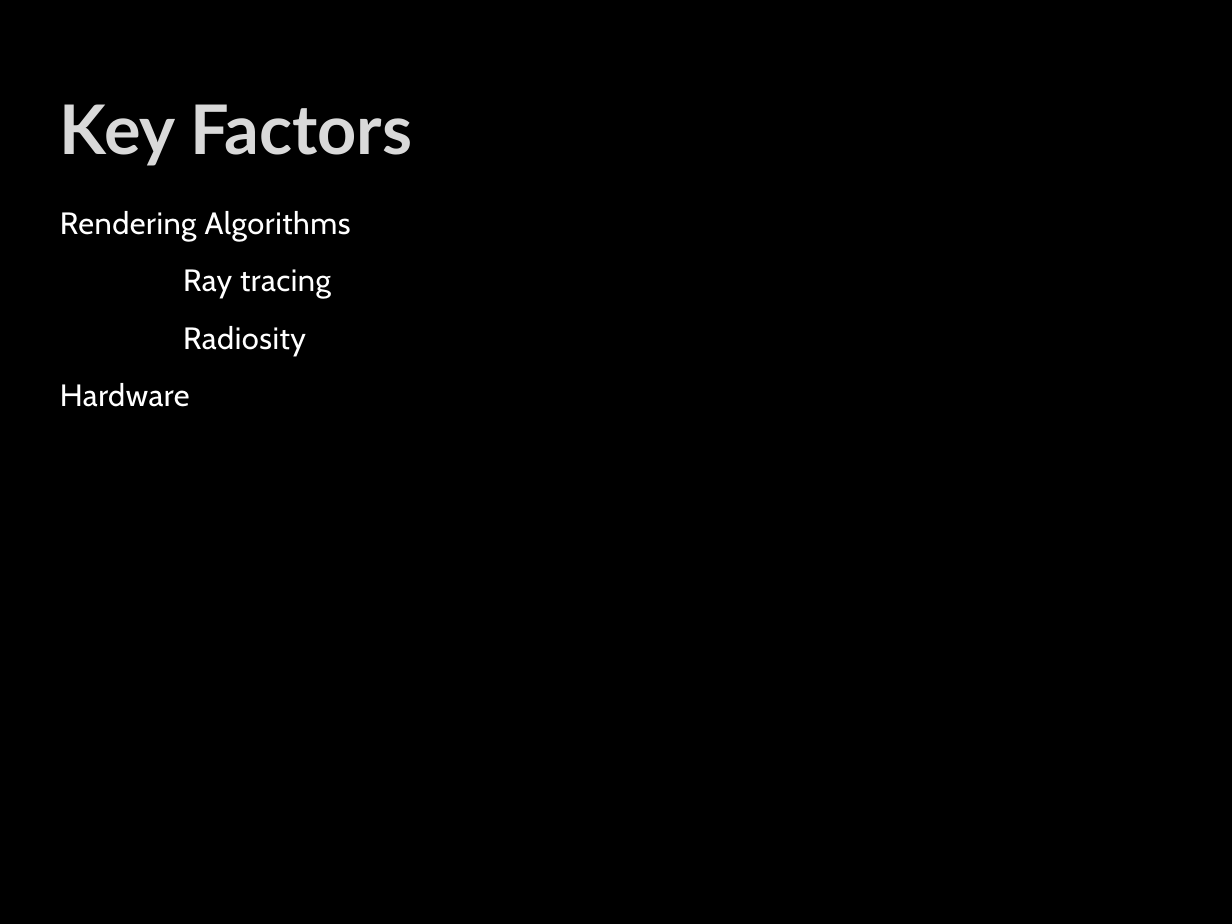
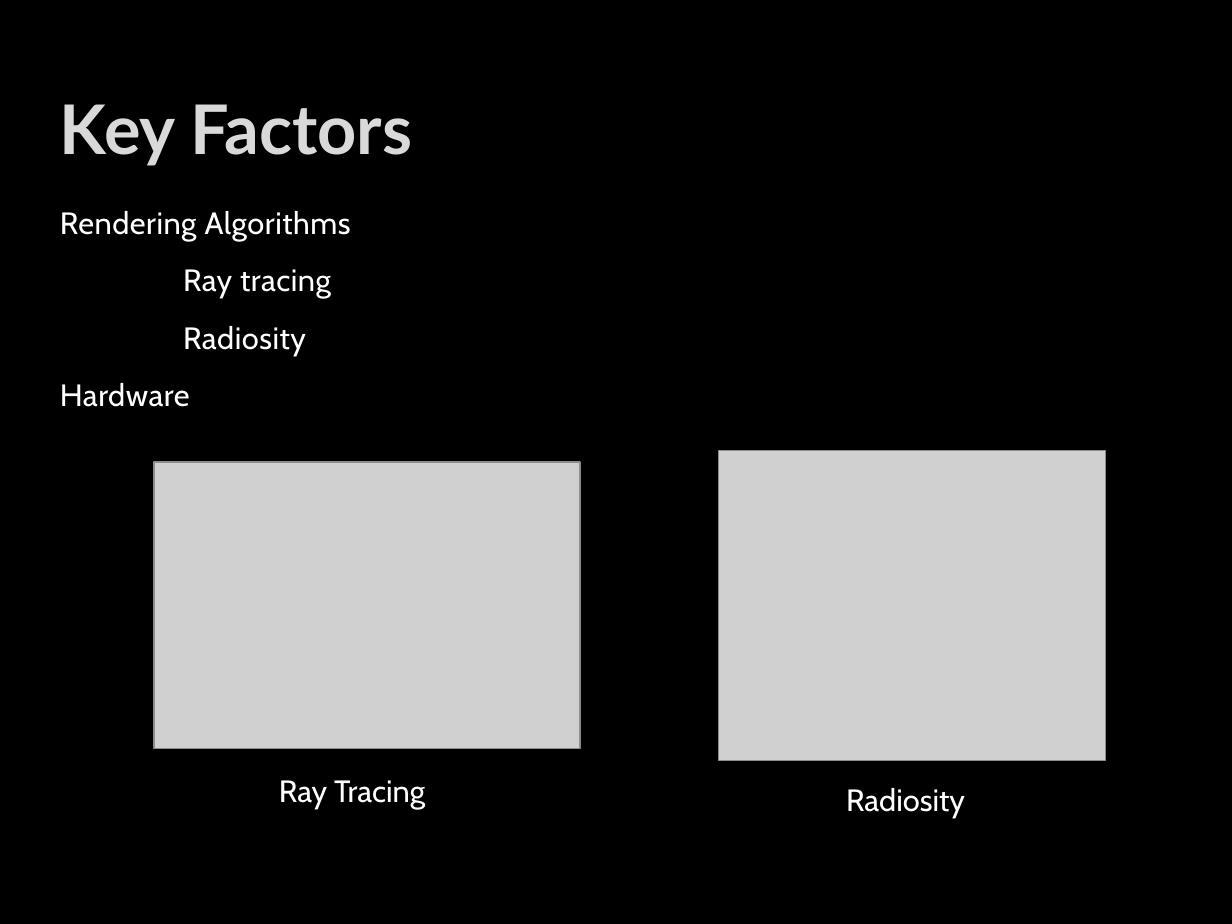
Before and after one commit to JohnMacAslan/pokemon, a slide deck: slide 3 of DomainTrack/Domain Track Presentation.pptx. Drawn at 1232x924 pixels with LibreOffice and Linux fonts; fonts in the diff are those of the drawing; grey boxes stand for pictures; background and template pictures are left out. Boxes give left, top, right and bottom in pixels: in the first picture for what was removed or moved away, otherwise in the second. Text is boxed around its words. In the diff, an @@ line names an element or a change of style, - is before the commit and + after.

```diff
--- a/DomainTrack/Domain Track Presentation.pptx
+++ b/DomainTrack/Domain Track Presentation.pptx
@@ picture added at [154, 462, 580, 749] @@
@@ picture added at [718, 450, 1105, 760] @@
@@ text added at [279, 780, 425, 809], 18 pt, text #FFFFFF @@
+Ray Tracing
@@ text added at [846, 788, 965, 818], 18 pt, text #FFFFFF @@
+Radiosity
```
Also in this commit, not shown: 1 other slide changed.
